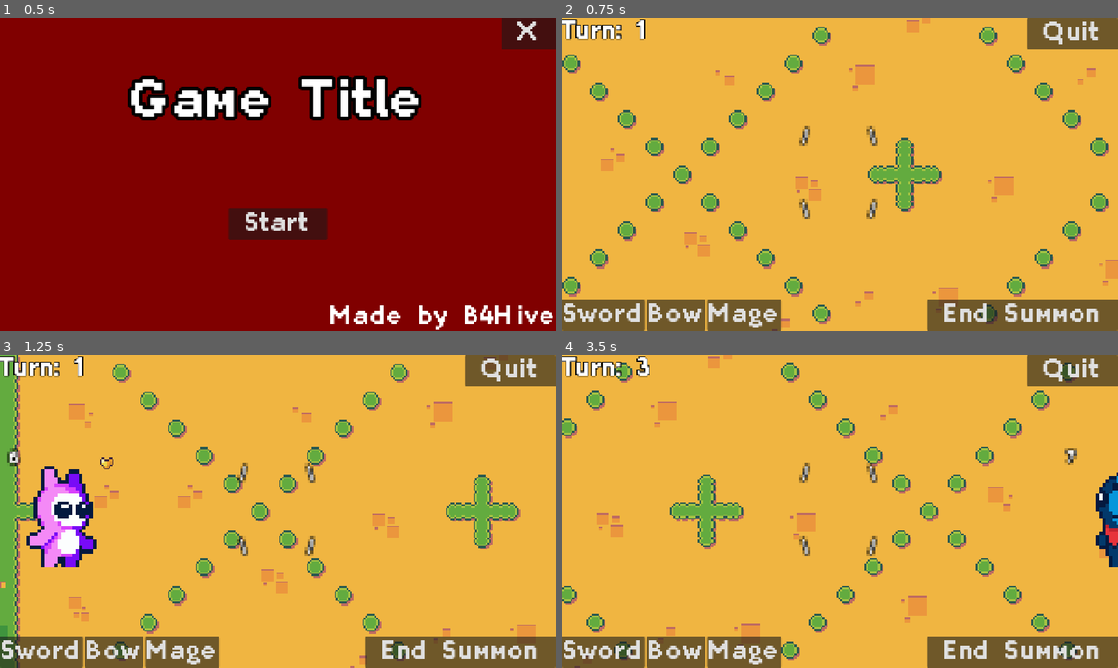
Above: before the commit, frames 1-4 (two rows, left to right).
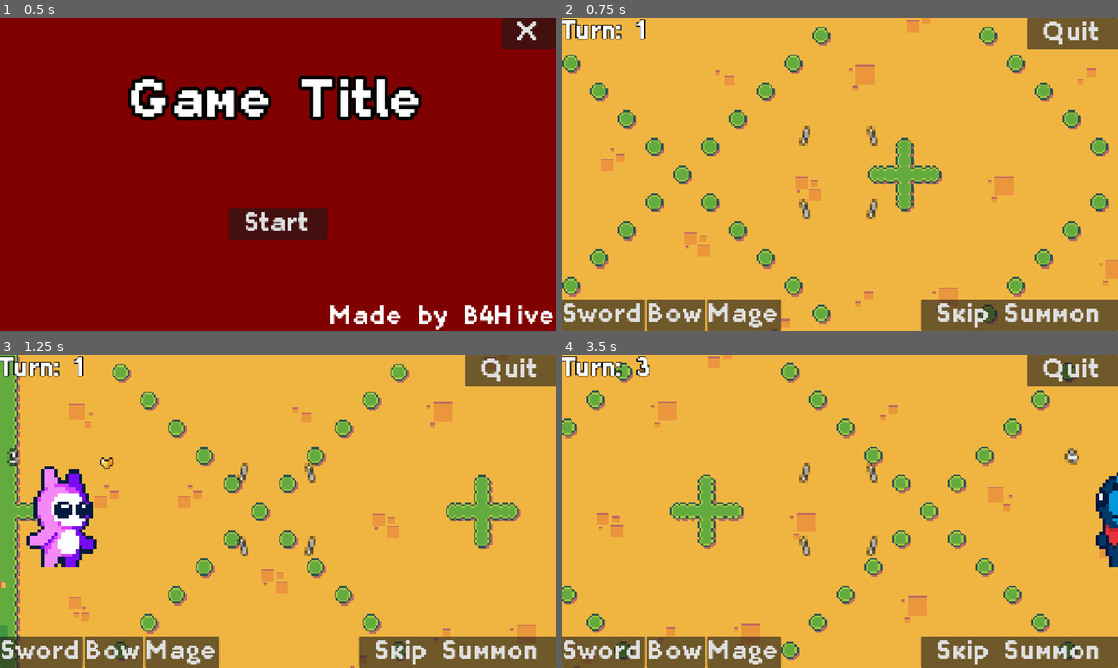
Above: after the commit, the same moments.

Repository: B4Hive/Trabalho-2-DCC148
Game: Godot game, scene res://scenes/ui/title_screen.tscn
Same seed, same stepped clock (60 frames per second), same inputs: the game is played once before the commit and once after it.
Inputs:
- Up to frame 1 (0.5 s): no input
- Up to frame 2 (0.75 s): click "Start" at 0.5 s
- Up to frame 3 (1.25 s): no input
- Up to frame 4 (3.5 s): click "End Summon" (after the commit: "Skip Summon") at 1.25 s; tap Enter (ui_accept) at 2, 2.27, 3.02 s; hold Right (ui_right) 2.03-2.78 s; hold Shift (shift) 2.03-2.78 s; hold Down (ui_down) from 2.78 s (still down); tap Shift (shift) at 2.85 s

Frame 1 is identical in both runs. In frame 2, 0.4% of the frame differs, in the area x 64-77%, y 90-100%; in frame 3, 0.5%; in frame 4, 0.5%, in the area x 64-93%, y 29-100%.

Commit message:
Particle System Implemented

Diff:
--- a/scenes/characters/base/character_base.gd
+++ b/scenes/characters/base/character_base.gd
@@ -9,6 +9,7 @@
 
 var facingLeft:bool = false
 @onready var collisionBox:CollisionShape2D = $CollisionShape2D
+@onready var particle:Node2D = $HUD/ParticleSystem
 
 var hp:int
 var energy:int
@@ -18,7 +19,7 @@
 @onready var hud:Control = $HUD
 
 signal movementFinished
-var moveSpeed:float = 16
+var moveSpeed:float = 24
 var moveTarget:Vector2
 var moving:bool = false
 
@@ -65,21 +66,26 @@
 		collisionBox.position.x *= -1
 
 func takeDamage(dmg:int)->void:
+	particle.play("damage")
 	hp -= dmg
 	updateHUD()
 
 func healHP(amount:int)->void:
+	particle.play("healing")
 	if hp + amount <= 6: hp += amount
 	updateHUD()
 
 func gainEnergy(e:int)->void:
 	if e > 0: energy += e
-	if energy > specialCost: energy = specialCost
+	if energy >= specialCost:
+		energy = specialCost
+		particle.play("special")
 	updateHUD()
 
 func spendEnergy(e:int)->bool:
 	if energy >= e and e > 0:
 		energy -= e
+		particle.stop()
 		updateHUD()
 		return true
 	return false
--- a/scenes/characters/base/character_bow.gd
+++ b/scenes/characters/base/character_bow.gd
@@ -5,5 +5,5 @@
 	energy = 0
 	unitRange = 3
 	damage = 2
-	specialCost = 3
+	specialCost = 2
 	updateHUD()
--- a/scenes/characters/base/character_tower.gd
+++ b/scenes/characters/base/character_tower.gd
@@ -2,7 +2,7 @@
 
 func _ready() -> void:
 	hp = 6
-	energy = 6
+	energy = 3
 	specialCost = INT64_MAX
 	updateHUD()
 
@@ -13,7 +13,7 @@
 	add_child(sprite)
 	sprite.scale *= 2
 
-func takeDamage(dmg:int)->void:
-	@warning_ignore("integer_division")
-	hp -= dmg/dmg
+func takeDamage(_dmg:int)->void:
+	particle.play("damage")
+	hp -= 1
 	updateHUD()
--- a/scenes/characters/player.gd
+++ b/scenes/characters/player.gd
@@ -40,13 +40,13 @@
 	endTurn()
 
 func playerTurn()->void:
-	get_parent().setSkipButtonLabel(" End Summon ")
+	get_parent().setSkipButtonLabel(" Skip Summon ")
 	await summonPhase()
 	for unit in units:
 		camera.setTarget(unit)
-		get_parent().setSkipButtonLabel(" End Move ")
+		get_parent().setSkipButtonLabel(" Skip Move ")
 		await movePhase(unit)
-		get_parent().setSkipButtonLabel(" End Attack ")
+		get_parent().setSkipButtonLabel(" Skip Attack ")
 		await attackPhase(unit)
 	get_parent().setSkipButtonLabel(" End Turn ")
 
@@ -71,7 +71,7 @@
 		if type == "none":
 			break
 		summonOptions.hide()
-		await summonUnit(type)
+		await summonUnit(type, offsets)
 		if tower.energy > 0 and amountOfFreeSlots(tower, offsets) > 0:
 			summonOptions.show()
 	summonOptions.hide()
@@ -105,19 +105,13 @@
 			return collider
 	return null
 
-func summonUnit(type: String) -> void:
+func summonUnit(type:String, offsets:Array[Vector2]) -> void:
 	var cost: int = 0
 	if type == "sword": cost = 1
 	elif type == "bow": cost = 2
 	elif type == "regular": cost = 3
 	if cost > 0 and tower.energy >= cost:
 		tower.spendEnergy(cost)
-		var offsets: Array[Vector2] = [
-			Vector2(64, 0), # Direita
-			Vector2(0, -64), # Cima
-			Vector2(0, 64) # Baixo
-		]
-		if tower.facingLeft: offsets[0] *= -1
 		for offset in offsets:
 			var pos = tower.global_position + offset
 			if isPositionFree(pos):
@@ -149,6 +143,7 @@
 		if dir >= 0 and dir < offsets.size() and isPositionFree(offsets[dir]):
 			directionButtons.hide()
 			await unit.moveTo(offsets[dir])
+			break
 	directionButtons.hide()
 
 func attackPhase(unit:CharacterBody2D)->void:
--- /dev/null
+++ b/scenes/particle_system.gd
@@ -0,0 +1,19 @@
+extends Node2D
+
+@onready var damage:CPUParticles2D = $Damage
+@onready var healing:CPUParticles2D = $Healing
+@onready var special:CPUParticles2D = $Special
+
+func _ready() -> void:
+	for child in get_children():
+		child.show()
+		child.emitting = false
+
+func play(anim:String)->void:
+	if anim == "damage": damage.emitting = true
+	if anim == "healing": healing.emitting = true
+	if anim == "special": special.emitting = true
+
+func stop()->void:
+	for child in get_children():
+		child.emitting = false
--- /dev/null
+++ b/scenes/particle_system.tscn
@@ -0,0 +1,62 @@
+[gd_scene format=3 uid="uid://b2jd2rxavj81t"]
+
+[ext_resource type="Script" uid="uid://by2vl6xb8bcd4" path="res://scenes/particle_system.gd" id="1_7st40"]
+
+[sub_resource type="Gradient" id="Gradient_7st40"]
+offsets = PackedFloat32Array(0.5, 0.99278843, 1)
+colors = PackedColorArray(1, 1, 1, 1, 0.5, 0.5, 0.5, 0.5, 0, 0, 0, 0)
+metadata/_snap_enabled = true
+
+[sub_resource type="GradientTexture2D" id="GradientTexture2D_7st40"]
+gradient = SubResource("Gradient_7st40")
+width = 3
+height = 3
+fill = 1
+fill_from = Vector2(0.5, 0.5)
+metadata/_snap_enabled = true
+
+[node name="ParticleSystem" type="Node2D" unique_id=68652870]
+script = ExtResource("1_7st40")
+
+[node name="Damage" type="CPUParticles2D" parent="." unique_id=1258964128]
+emitting = false
+amount = 16
+texture = SubResource("GradientTexture2D_7st40")
+one_shot = true
+explosiveness = 0.9
+randomness = 0.5
+direction = Vector2(0, -1)
+spread = 180.0
+gravity = Vector2(0, 32)
+initial_velocity_min = 32.0
+initial_velocity_max = 32.0
+color = Color(1, 0, 0, 1)
+
+[node name="Healing" type="CPUParticles2D" parent="." unique_id=1422063890]
+emitting = false
+amount = 16
+texture = SubResource("GradientTexture2D_7st40")
+one_shot = true
+explosiveness = 0.5
+randomness = 1.0
+emission_shape = 1
+emission_sphere_radius = 16.0
+direction = Vector2(0, -1)
+spread = 180.0
+gravity = Vector2(0, -32)
+initial_velocity_min = 8.0
+initial_velocity_max = 8.0
+color = Color(0, 1, 0, 1)
+
+[node name="Special" type="CPUParticles2D" parent="." unique_id=424933385]
+amount = 16
+texture = SubResource("GradientTexture2D_7st40")
+randomness = 1.0
+emission_shape = 1
+emission_sphere_radius = 16.0
+direction = Vector2(0, -1)
+spread = 180.0
+gravity = Vector2(0, -32)
+initial_velocity_min = 8.0
+initial_velocity_max = 8.0
+color = Color(1, 1, 0, 1)
Not shown, added: scenes/particle_system.gd.uid
